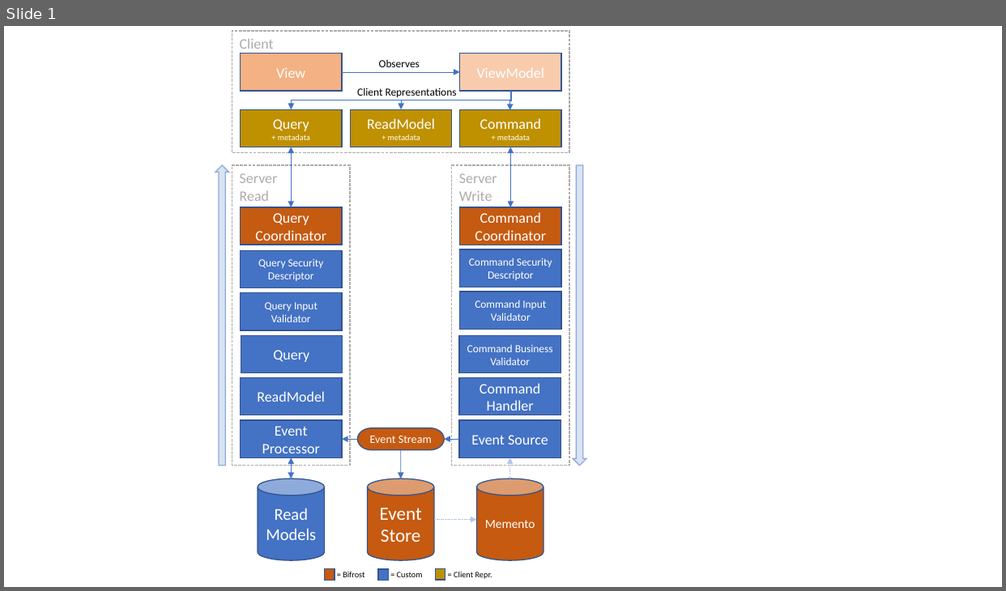
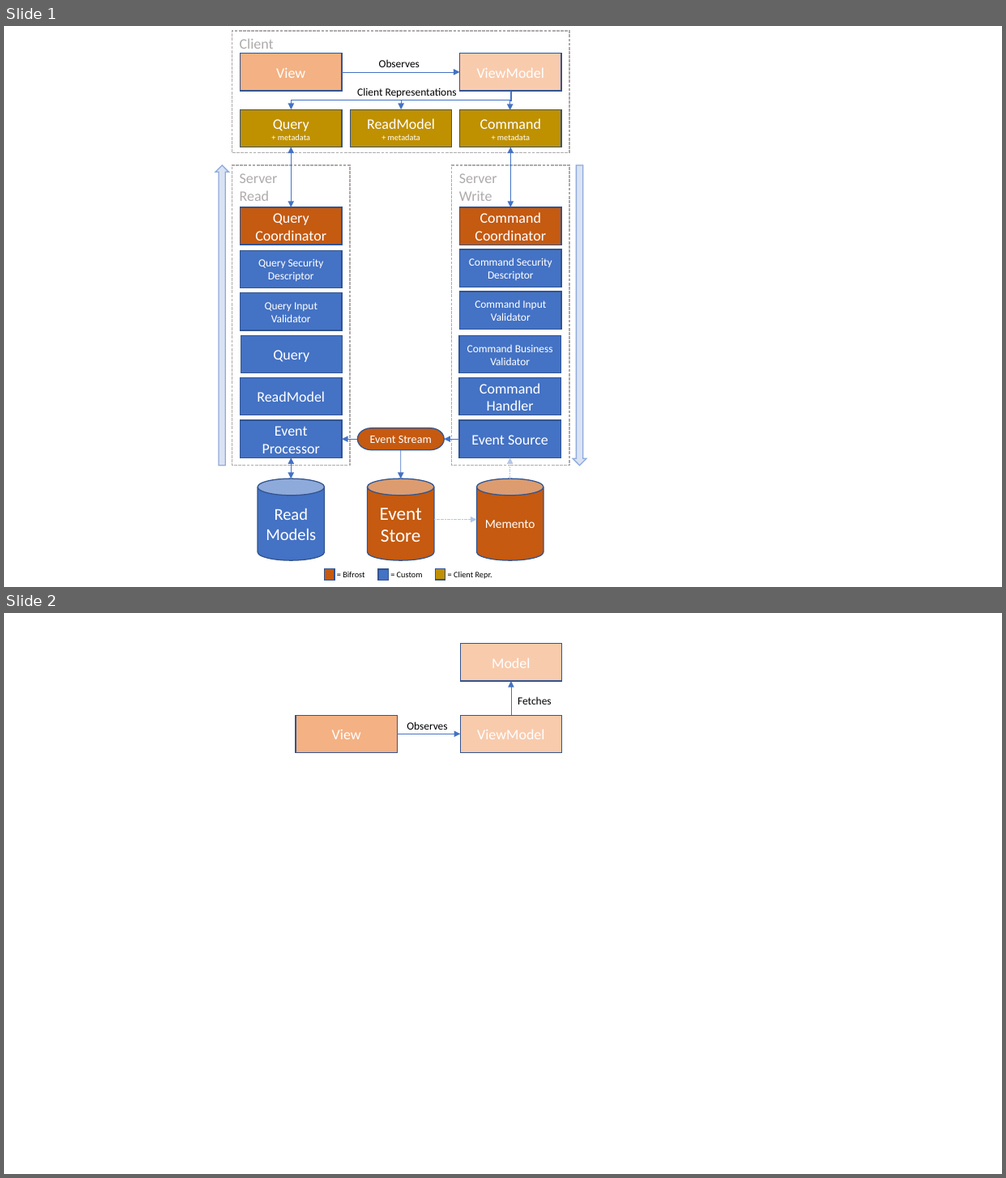
Before and after one commit to dolittle/Bifrost, a slide deck: Documentation/Diagrams.pptx. Shown one above the other, each under a label of ours: slide 1 before the commit, slides 1 and 2 after it. The pictures are 1006x591 and 1006x1178 pixels, drawn with LibreOffice and Linux fonts; fonts in the diff are those of the drawing. Boxes give left, top, right and bottom in pixels: in the first picture for what was removed or moved away, otherwise in the second. Text is boxed around its words. In the diff, an @@ line names an element or a change of style, - is before the commit and + after.

```diff
--- a/Documentation/Diagrams.pptx
+++ b/Documentation/Diagrams.pptx
@@ slide 2 added at <box>4,613,1002,1174</box>, background #FFFFFF @@
@@ rectangle added at <box>461,644,562,681</box>, fill #F8CBAD, outline #325491 1 pt, 14 pt, text #FFFFFF @@
+Model
@@ arrow added from (511, 716) to (511, 681), #4472C4 0.5 pt @@
@@ text added at <box>518,696,551,705</box>, 10.5 pt, text #000000 @@
+Fetches
@@ rectangle added at <box>296,716,398,753</box>, fill #F4B183, outline #325491 1 pt, 14 pt, text #FFFFFF @@
+View
@@ text added at <box>407,722,447,730</box>, 10.5 pt, text #000000 @@
+Observes
@@ rectangle added at <box>461,716,562,753</box>, fill #F8CBAD, outline #325491 1 pt, 14 pt, text #FFFFFF @@
+ViewModel
@@ arrow added from (397, 735) to (461, 735), #4472C4 0.5 pt @@
```
Also in this commit, not shown: 1 other slide added, 1 other file.
